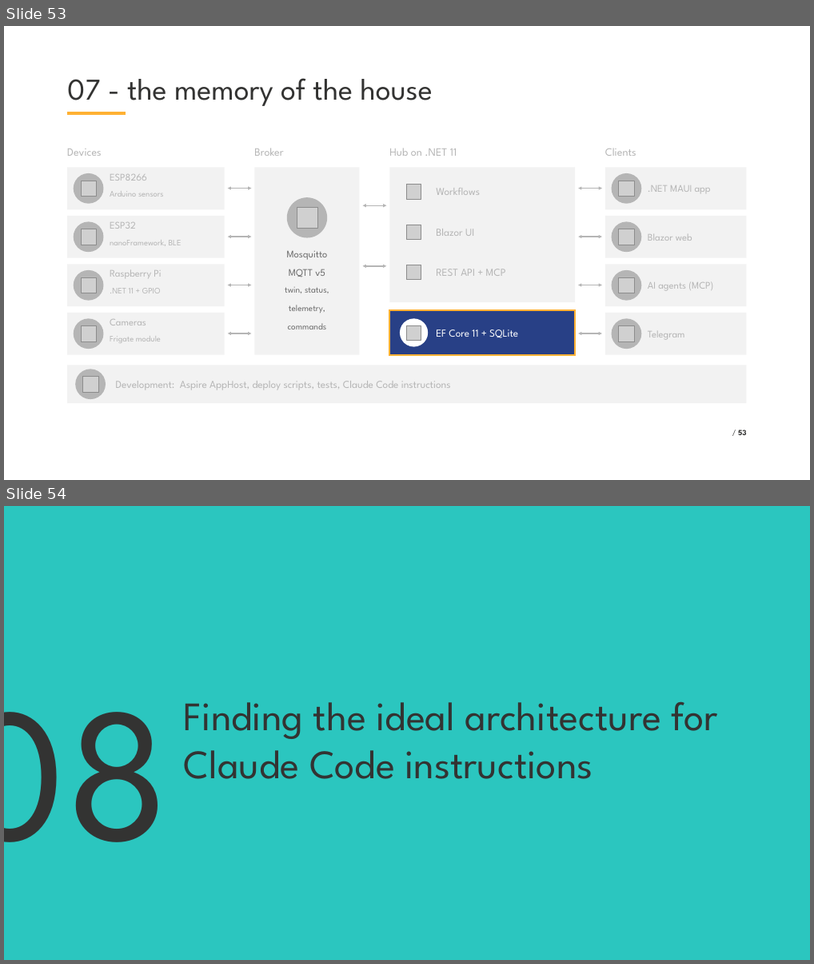
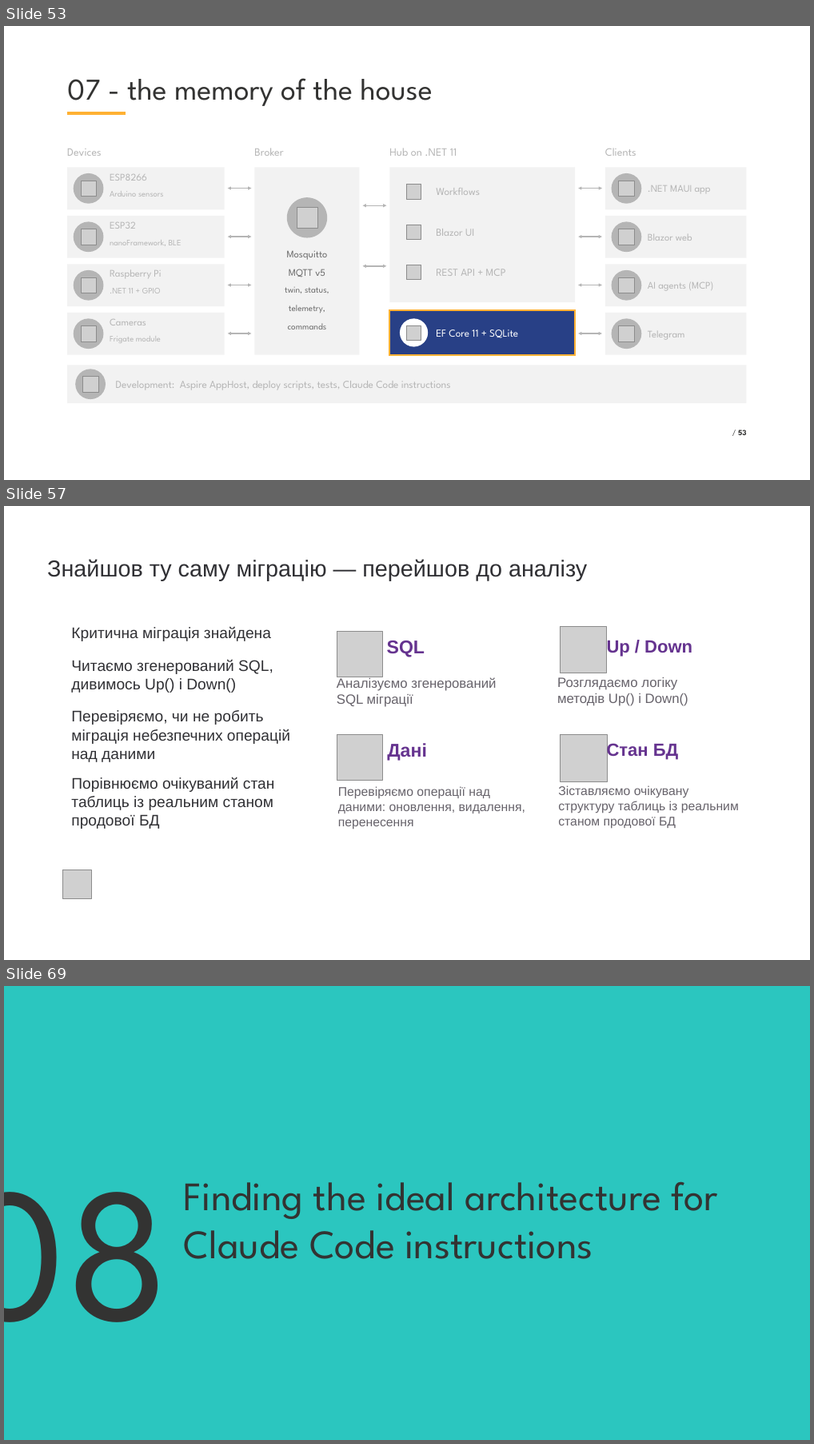
Before and after one commit to VladislavAntonyuk/HomeManagement, a slide deck: .NET Conf 2026 - Ukraine.pptx. Shown one above the other, each under a label of ours: slides 53 and 54 before the commit, slides 53, 57 and 69 after it; the slides between them are not shown. The pictures are 814x964 and 814x1444 pixels, drawn with LibreOffice and Linux fonts; fonts in the diff are those of the drawing; grey boxes stand for pictures; background and template pictures are left out. Boxes give left, top, right and bottom in pixels: in the first picture for what was removed or moved away, otherwise in the second. Text is boxed around its words. In the diff, an @@ line names an element or a change of style, - is before the commit and + after.

```diff
--- a/.NET Conf 2026 - Ukraine.pptx
+++ b/.NET Conf 2026 - Ukraine.pptx
@@ slide 57 added at box(4, 506, 810, 960), background picture (left out) @@
@@ text added at box(47, 559, 587, 580), 41.1 pt, text #303034 @@
+Знайшов ту саму міграцію — перейшов до аналізу
@@ text added at box(71, 626, 271, 641), 27.4 pt, text #303034 @@
+Критична міграція знайдена
@@ picture added at box(338, 631, 382, 676) @@
@@ text added at box(387, 640, 425, 657), 33 pt, text #65338F, bold @@
+SQL
@@ picture added at box(561, 627, 606, 673) @@
@@ text added at box(607, 640, 693, 656), 31.5 pt, text #65338F, bold @@
+Up / Down
@@ text added at box(71, 659, 274, 692), 27.4 pt, text #303034 @@
+Читаємо згенерований SQL,
+дивимось Up() і Down()
@@ text added at box(337, 676, 496, 707), 24 pt, text #67636B @@
+Аналізуємо згенерований
+SQL міграції
@@ text added at box(558, 677, 689, 706), 24 pt, text #67636B @@
+Розглядаємо логіку
+методів Up() і Down()
@@ text added at box(71, 710, 290, 762), 27.4 pt, text #303034 @@
+Перевіряємо, чи не робить
+міграція небезпечних операцій
+над даними
@@ picture added at box(338, 735, 382, 780) @@
@@ text added at box(387, 743, 427, 760), 33 pt, text #65338F, bold @@
+Дані
@@ picture added at box(560, 734, 607, 781) @@
@@ text added at box(607, 741, 679, 760), 31.5 pt, text #65338F, bold @@
+Стан БД
@@ text added at box(71, 776, 274, 828), 27.4 pt, text #303034 @@
+Порівнюємо очікуваний стан
+таблиць із реальним станом
+продової БД
@@ text added at box(338, 786, 526, 829), 22.5 pt, text #67636B @@
+Перевіряємо операції над
+даними: оновлення, видалення,
+перенесення
@@ text added at box(558, 785, 739, 828), 22.5 pt, text #67636B @@
+Зіставляємо очікувану
+структуру таблиць із реальним
+станом продової БД
@@ picture added at box(63, 870, 92, 899) @@
@@ what was slide 54 is now slide 69 @@
```
Also in this commit, not shown: 14 other slides added.
